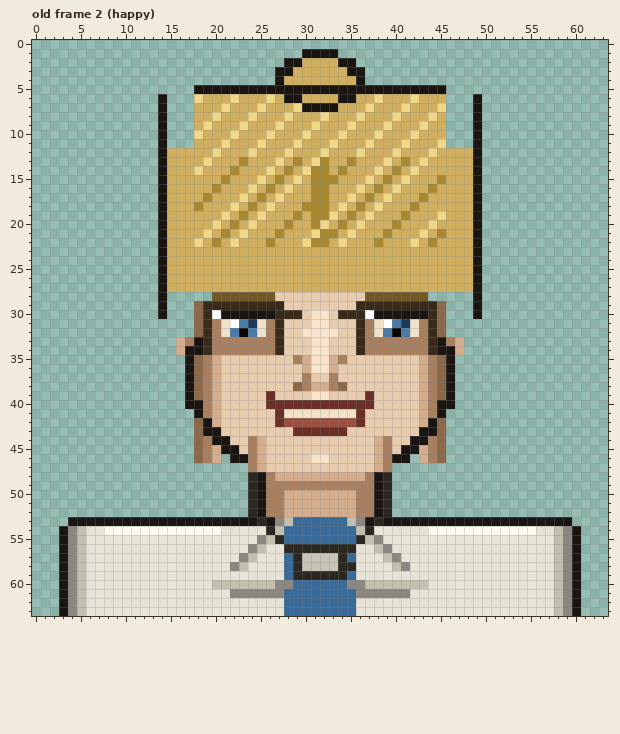
File history of a pixel-art file, public/sprites/agents/sofia_petrov_portraits.aseprite. The picture above is the old version.
64x64 pixels, 5 frames. Colours within 5 levels of each other are drawn and written as one. Shown: old frame 2 (happy).
And afterwards:
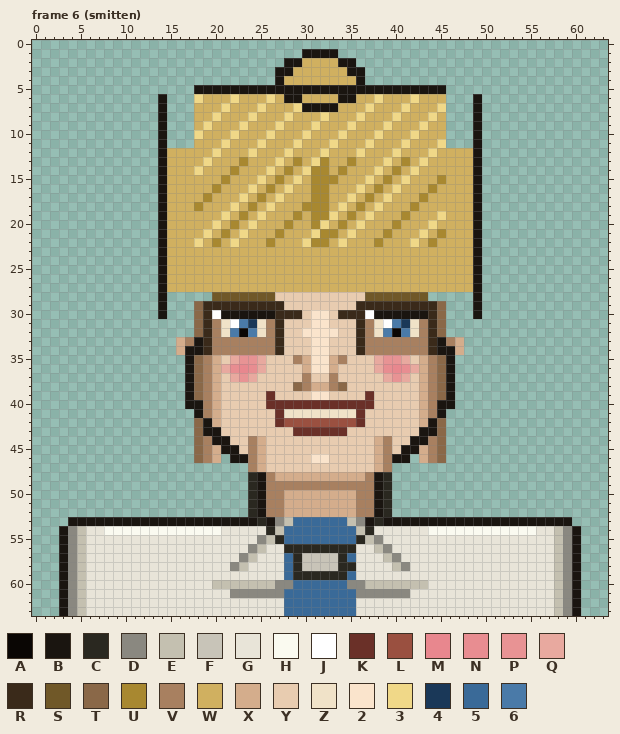
Palette (. is transparent): A #0a0604  B #1a1510  C #2a2820  D #8a8880  E #c4c0b0  F #c8c4b8  G #e8e4d8  H #fafaf0  J #ffffff  K #6a3028  L #9a5040  M #e8878e  N #e88d91  P #e89394  Q #e8a99f  R #3a2a1a  S #705828  T #8a6848  U #a88830  V #a88060  W #d0b060  X #d4ad8c  Y #e8ccb0  Z #f0e2c8  2 #fae4cc  3 #f0d888  4 #1a3858  5 #3a6a98  6 #4a7aa8
A new or re-ordered frame is compared with the old frame closest to it.
Difference:
frames 5 -> 6
Changed rows in their new state; - is an unchanged pixel.
Frame 6 (smitten) is new; against old frame 2 (happy):
first column x 21:
35 -QPPQ------------QPPQ-
36 QNMNQ------------QNMNQ
37 -QPQ--------------QPQ-
Pixel boxes of the changes (left, top, right, bottom) in both pictures:
changed: (221, 355, 266, 382)
changed: (374, 355, 419, 382)
